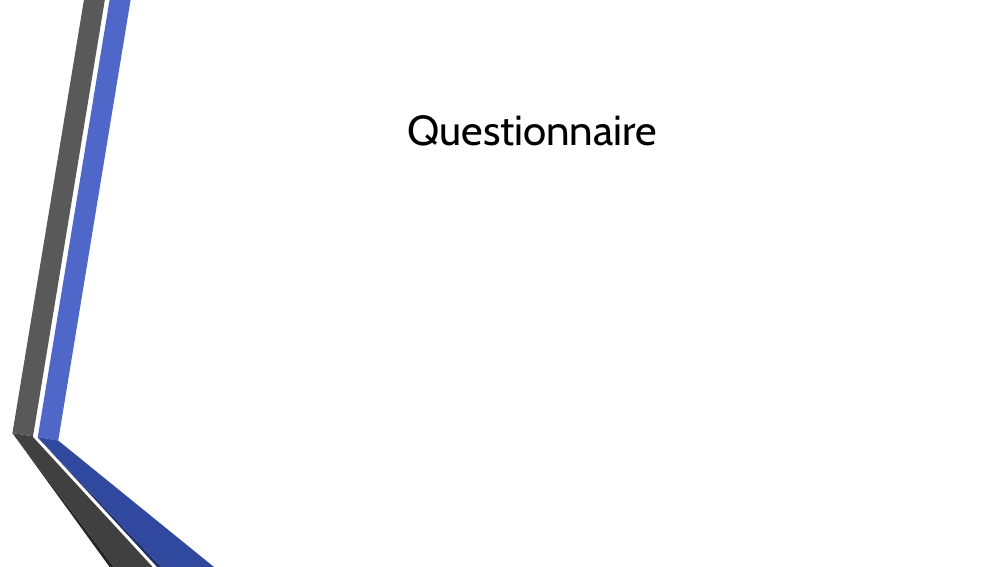
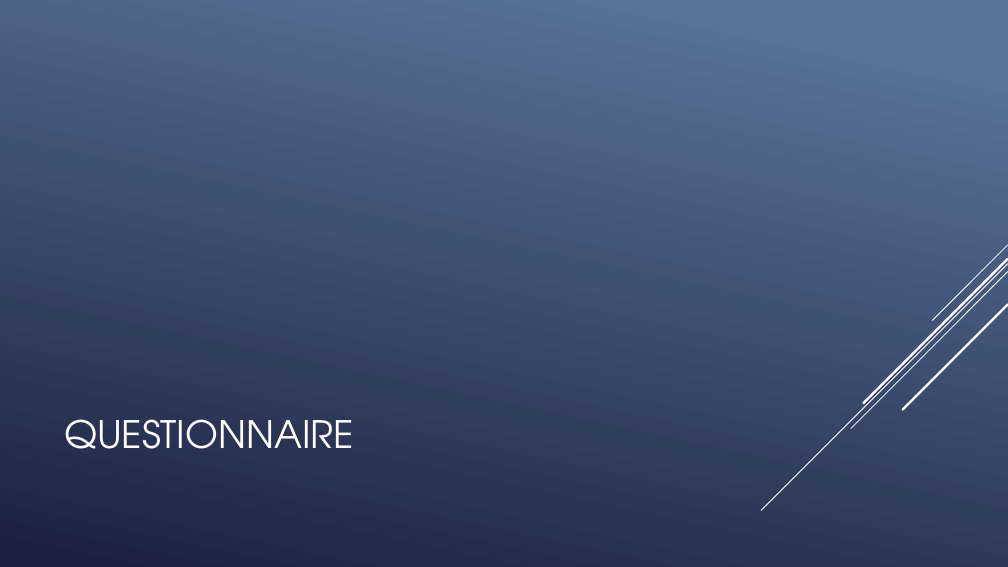
Before and after one commit to QuentinKrg/M214-Ethernet, a slide deck: slide 7 of Module 214 - Fabrication RJ45.pptx. Drawn at 1008x567 pixels with LibreOffice and Linux fonts; fonts in the diff are those of the drawing; background and template pictures are left out. Boxes give left, top, right and bottom in pixels: in the first picture for what was removed or moved away, otherwise in the second. Text is boxed around its words. In the diff, an @@ line names an element or a change of style, - is before the commit and + after.

```diff
--- a/Module 214 - Fabrication RJ45.pptx
+++ b/Module 214 - Fabrication RJ45.pptx
@@ background picture (left out) to gradient #597496 to #1A2040 @@
@@ group added at [761,245,1008,510]: 5 lines @@
@@ title at [64,419,354,449]: text changed; size 40 to 36 pt; font Cabin to TeX Gyre Adventor; text colour #000000 to #FFFFFF @@
-Questionnaire
+QUESTIONNAIRE
@@ group removed at [12,0,214,567]: 6 freeform shapes @@
```
Also in this commit, not shown: 7 other slides changed.
